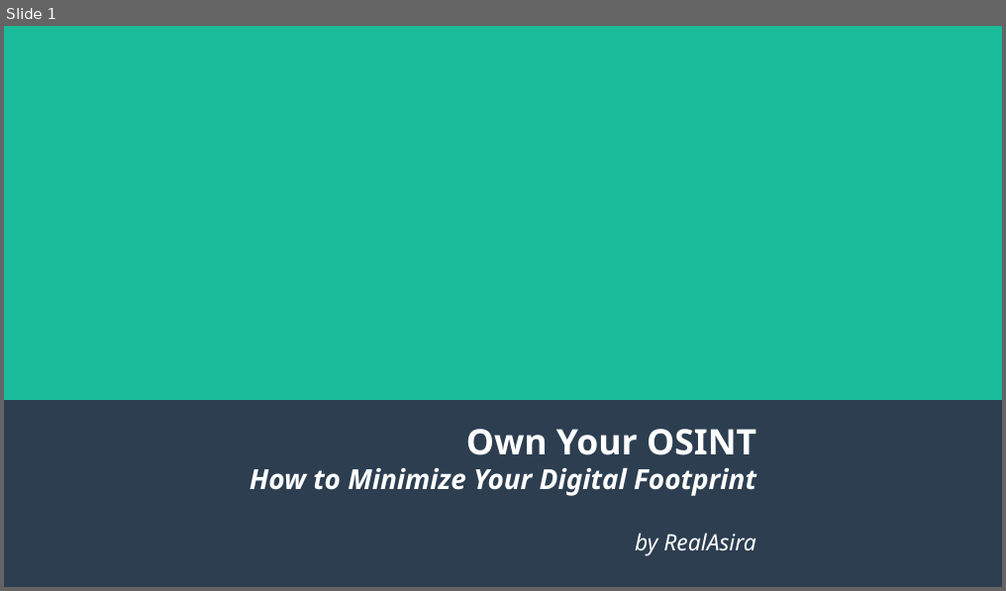
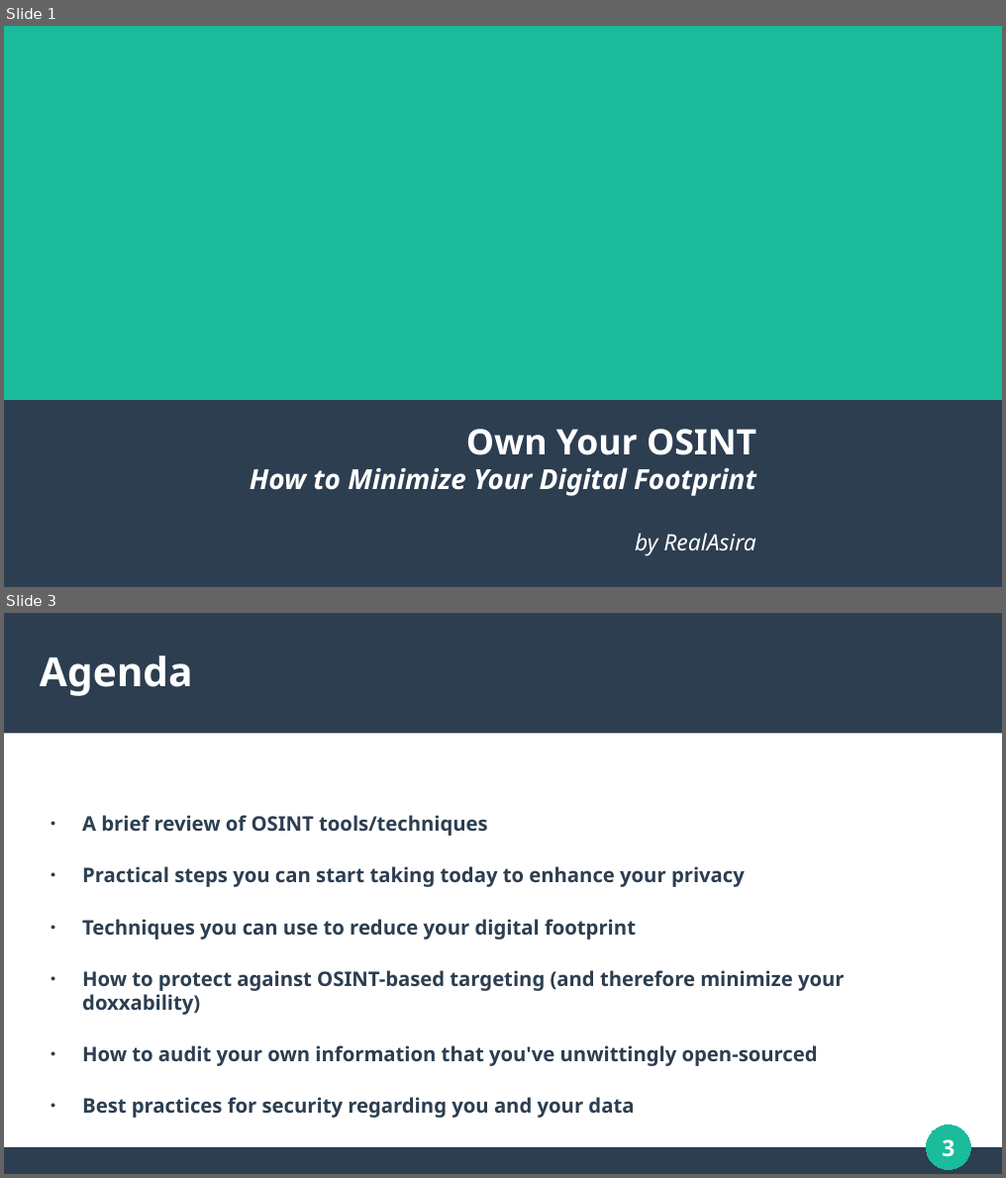
Before and after one commit to RealAsira/OwnYourOSINT, a slide deck: Own Your OSINT.odp. Shown one above the other, each under a label of ours: slide 1 before the commit, slides 1 and 3 after it; the slides between them are not shown. The pictures are 1006x591 and 1006x1178 pixels, drawn with LibreOffice and Linux fonts; fonts in the diff are those of the drawing. Boxes give left, top, right and bottom in pixels: in the first picture for what was removed or moved away, otherwise in the second. Text is boxed around its words. In the diff, an @@ line names an element or a change of style, - is before the commit and + after.

Commit message:
Slides: init priv. audt, data obfusction, priv./sec. basics

```diff
--- a/Own Your OSINT.odp
+++ b/Own Your OSINT.odp
@@ slide 3 added at (x1=4, y1=613, x2=1002, y2=1174), background #FFFFFF @@
@@ rectangle added at (x1=4, y1=613, x2=1002, y2=734), fill #2C3E50 @@
@@ title added at (x1=40, y1=656, x2=193, y2=696), 32 pt, text #FFFFFF, bold @@
+Agenda
@@ text added at (x1=82, y1=815, x2=845, y2=1118), 16 pt, text #2C3E50, bold @@
+● A brief review of OSINT tools/techniques
+● Practical steps you can start taking today to enhance your privacy
+● Techniques you can use to reduce your digital footprint
+● How to protect against OSINT-based targeting (and therefore minimize your doxxability)
+● How to audit your own information that you've unwittingly open-sourced
+● Best practices for security regarding you and your data
@@ ellipse added at (x1=927, y1=1126, x2=971, y2=1170), fill #1ABC9C, outline #1ABC9C 0 pt @@
@@ page number added at (x1=942, y1=1140, x2=954, y2=1157), 18 pt, text #FFFFFF, bold @@
+3
@@ rectangle added at (x1=4, y1=1149, x2=1002, y2=1174), fill #2C3E50 @@
```
Also in this commit, not shown: 12 slides changed, 6 other slides added, 5 slides removed.
